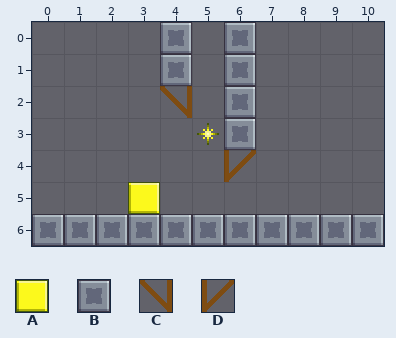
Level history. Tiled map (JSON): Assets/Level_Editor/TileMap/Froom_1.tmj. The picture above was drawn from the file before the commit.
Cells are 32x32 px. Shown: x 0..10, y 0..6.
Key: from "tileSet": A 32, B 33, C 116, D 117.
_ is an empty cell.
Layers that did not change in this view are not listed.
Layer "Blocks" before, first column x 0:
0 ____B_B____
1 ____B_B____
2 ____C_B____
3 ______B____
4 ______D____
5 ___A_______
6 BBBBBBBBBBB
Now the later version:
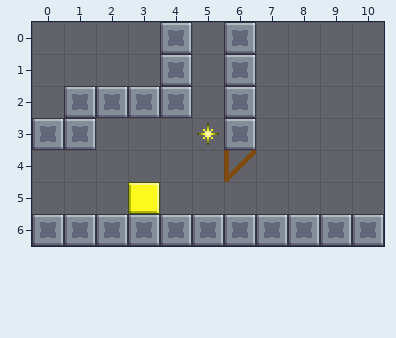
The edit:
Layer "Blocks":
The edit turns tile C into tile B in row 2 at x 4.
There is now tile B in row 2 at x 1 to 3; in row 3 at x 0 to 1.
